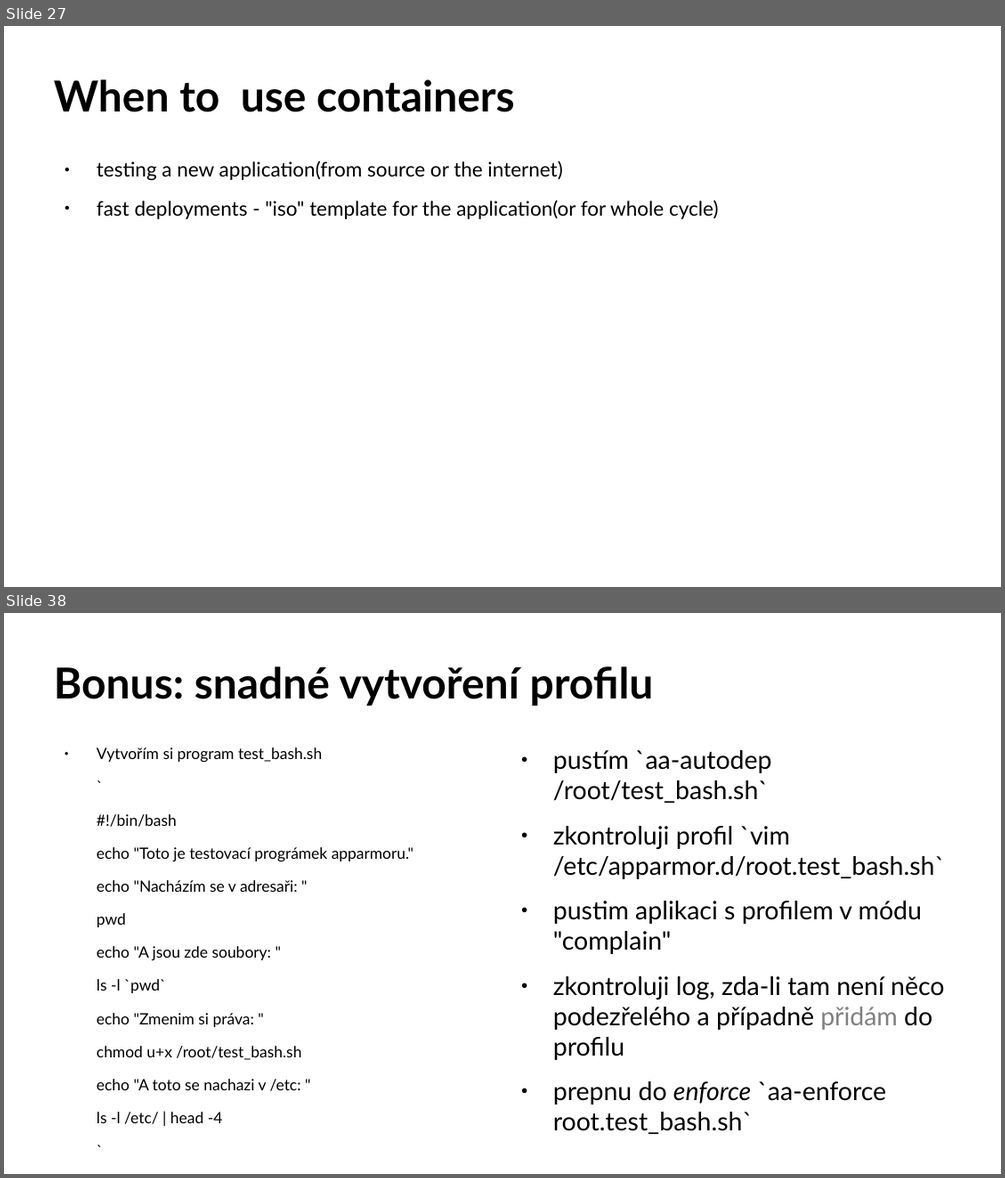
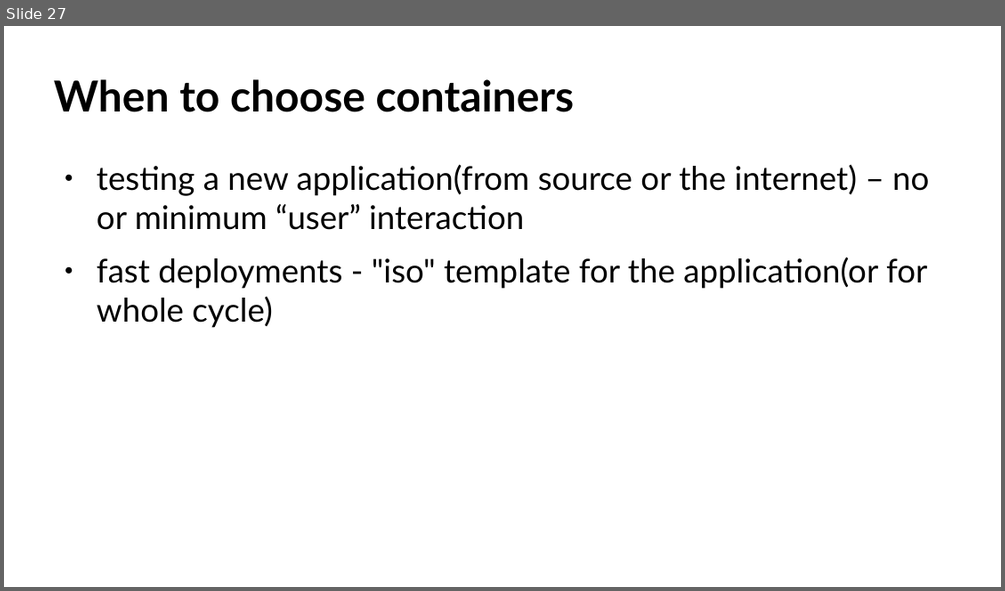
Before and after one commit to djz88/docs, a slide deck: kontejnery/kernel_isolation_linuxdays2017.odp. Shown one above the other, each under a label of ours: slides 27 and 38 before the commit, slide 27 after it; the slides between them are not shown. The pictures are 1005x1178 and 1005x591 pixels, drawn with LibreOffice and Linux fonts; fonts in the diff are those of the drawing; background and template pictures are left out. Boxes give left, top, right and bottom in pixels: in the first picture for what was removed or moved away, otherwise in the second. Text is boxed around its words. In the diff, an @@ line names an element or a change of style, - is before the commit and + after.

```diff
--- a/kontejnery/kernel_isolation_linuxdays2017.odp
+++ b/kontejnery/kernel_isolation_linuxdays2017.odp
@@ slide 38 removed at bbox=[4, 613, 1001, 1174], background #FFFFFF @@
@@ title removed at bbox=[54, 666, 654, 706] @@
-Bonus: snadné vytvoření profilu
@@ text removed at bbox=[97, 747, 413, 1124] @@
-● Vytvořím si program test_bash.sh
-`
-#!/bin/bash
-echo "Toto je testovací prográmek apparmoru."
-echo "Nacházím se v adresaři: "
-pwd
-echo "A jsou zde soubory: "
-ls -l `pwd`
-echo "Zmenim si práva: "
-chmod u+x /root/test_bash.sh
-echo "A toto se nachazi v /etc: "
-ls -l /etc/ | head -4
-`
@@ text removed at bbox=[553, 750, 945, 1134] @@
-● pustím `aa-autodep /root/test_bash.sh`
-● zkontroluji profil `vim /etc/apparmor.d/root.test_bash.sh`
-● pustim aplikaci s profilem v módu "complain"
-● zkontroluji log, zda-li tam není něco podezřelého a případně přidám do profilu
-● prepnu do enforce `aa-enforce root.test_bash.sh`
@@ slide 27 changed as well @@
@@ title at bbox=[54, 79, 574, 112]: text changed @@
-When to use containers
+When to choose containers
@@ text at bbox=[97, 164, 929, 230]: text changed; size 16 to 26 pt @@
-● testing a new application(from source or the internet)
+● testing a new application(from source or the internet) – no or minimum “user” interaction
@@ text at bbox=[97, 257, 927, 328]: size 16 to 26 pt in "fast deployments - "iso" template for the ..." @@
```
Also in this commit, not shown: 15 other slides changed, 2 slides added, 13 other slides removed, 1 other file.
